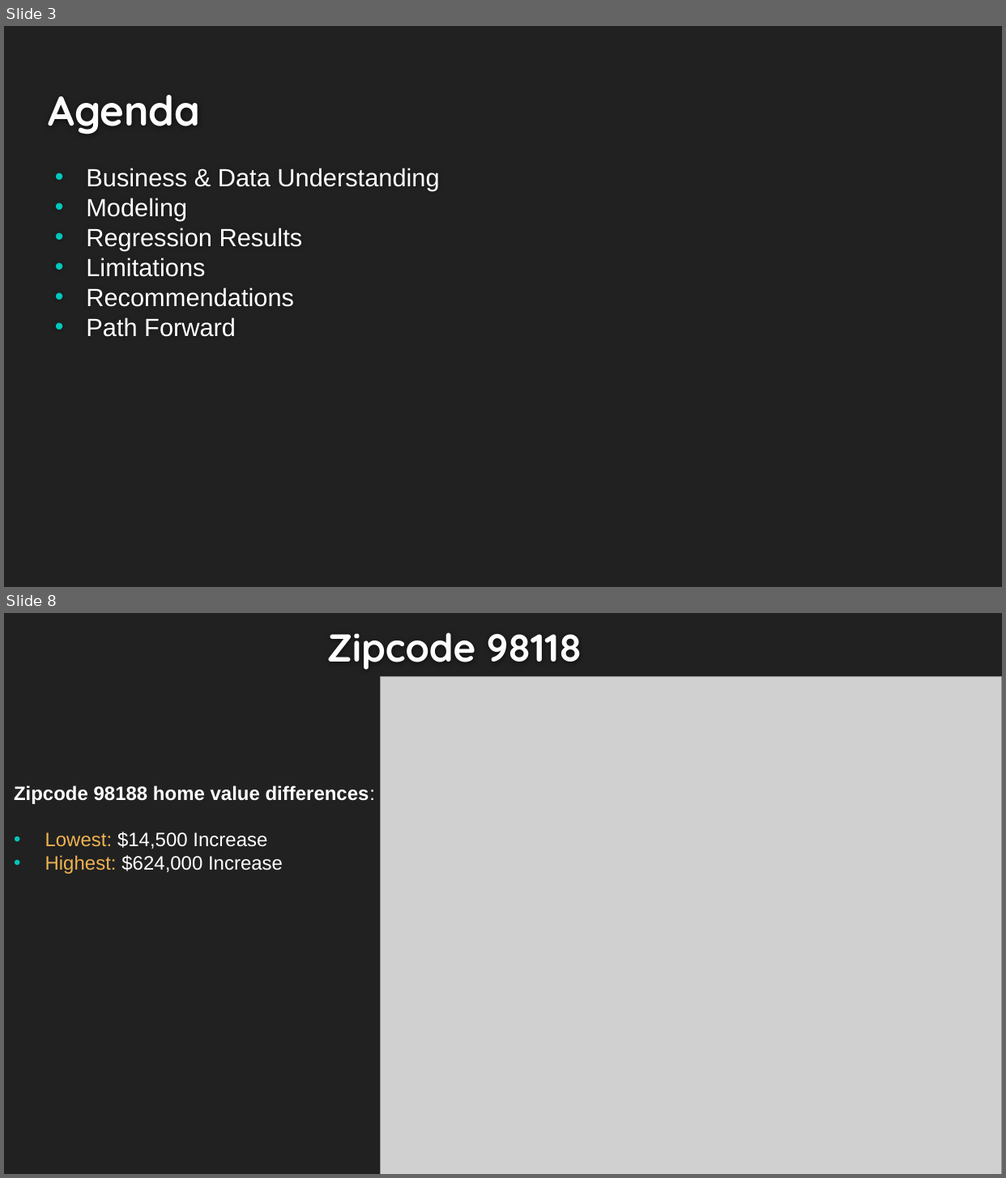
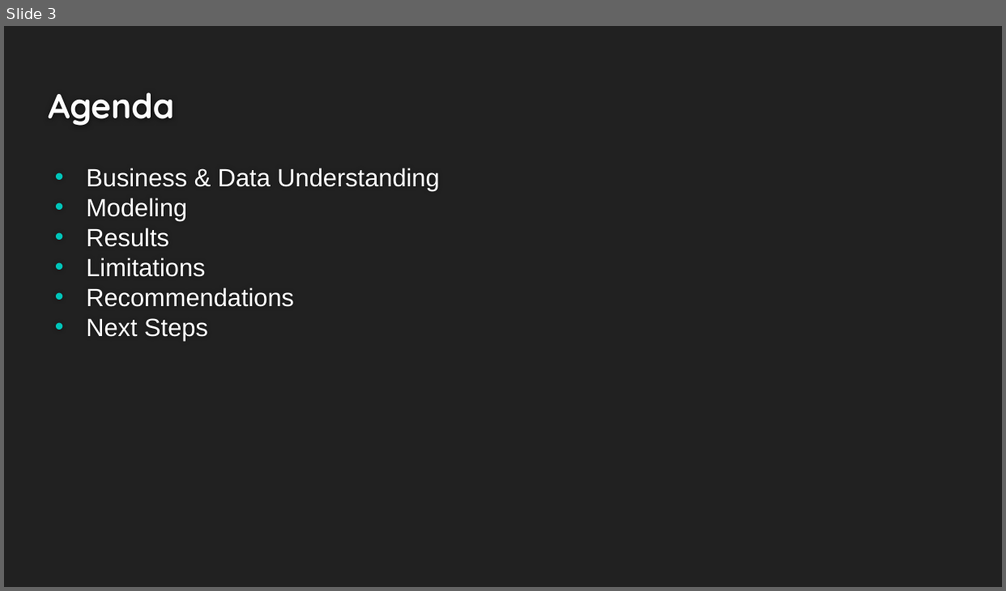
Before and after one commit to Dmvinedata/Paris_Housing_P3, a slide deck: Phase3_Project_Presentation_DJackson.pptx. Shown one above the other, each under a label of ours: slides 3 and 8 before the commit, slide 3 after it; the slides between them are not shown. The pictures are 1006x1178 and 1006x591 pixels, drawn with LibreOffice and Linux fonts; fonts in the diff are those of the drawing; grey boxes stand for pictures. Boxes give left, top, right and bottom in pixels: in the first picture for what was removed or moved away, otherwise in the second. Text is boxed around its words. In the diff, an @@ line names an element or a change of style, - is before the commit and + after.

```diff
--- a/Phase3_Project_Presentation_DJackson.pptx
+++ b/Phase3_Project_Presentation_DJackson.pptx
@@ slide 8 removed at [4,613,1002,1174], background #212121 @@
@@ title removed at [327,632,582,670] @@
-Zipcode 98118
@@ picture removed at [380,677,1002,1174] @@
@@ text removed at [14,786,375,874] @@
-Zipcode 98188 home value differences:
-• Lowest: $14,500 Increase
-• Highest: $624,000 Increase
@@ slide 3 changed as well @@
@@ title "Agenda" at [48,92,174,126]: size 30 to 24.9 pt @@
@@ text at [86,228,169,247]: text changed @@
-• Regression Results
+• Results
@@ text at [86,318,208,340]: text changed @@
-• Path Forward
+• Next Steps
```
Also in this commit, not shown: 5 other slides changed, 6 slides added, 5 other slides removed, 5 other files.
